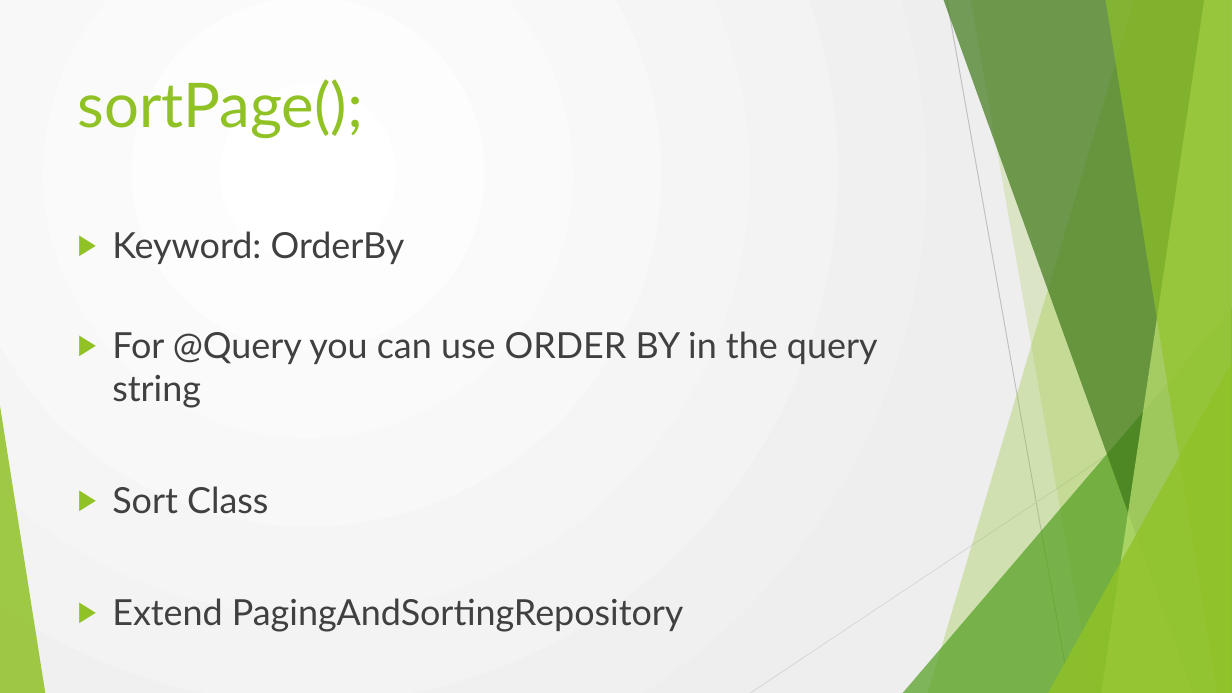
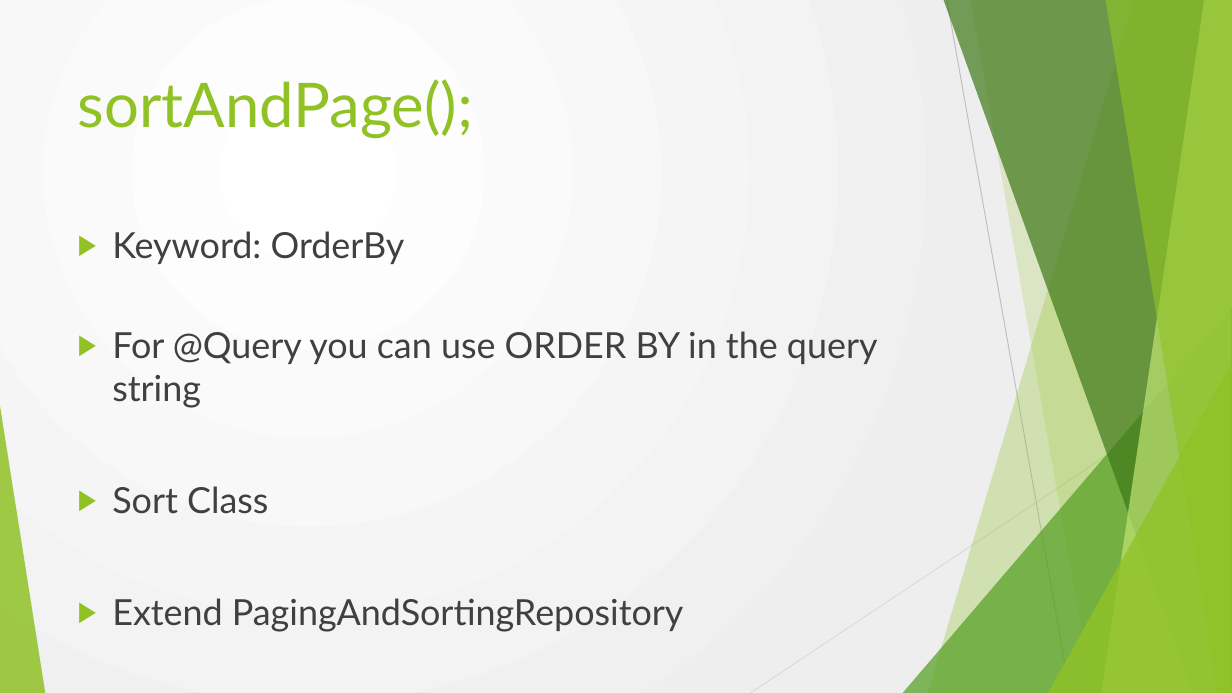
Before and after one commit to cosminspn/cc-apr-2016, a slide deck: slide 18 of documents/Prezentare/cc-2016-spring-data.pptx (slide 17 before the commit). Drawn at 1232x693 pixels with LibreOffice and Linux fonts; fonts in the diff are those of the drawing. Boxes give left, top, right and bottom in pixels: in the first picture for what was removed or moved away, otherwise in the second. Text is boxed around its words. In the diff, an @@ line names an element or a change of style, - is before the commit and + after.

```diff
--- a/documents/Prezentare/cc-2016-spring-data.pptx
+++ b/documents/Prezentare/cc-2016-spring-data.pptx
@@ title at <box>78,79,474,139</box>: text changed @@
-sortPage();
+sortAndPage();
```
Also in this commit, not shown: 1 other slide changed, 1 slide added, 2 other files.
